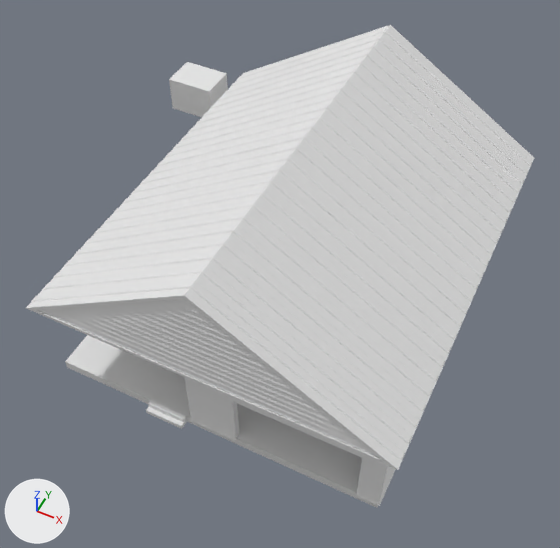
The Blender file NCEA Game 2024/Blender/betterhouse.blend: old version first, new version second.
One viewpoint serves both versions: a 50 mm lens placed at (8.7, -19.3, 24.4), pointed at (-0.3, -1.4, 2.0). The axes (+X, +Y, +Z) are drawn at lower left. The lights are the same throughout.

In view in the first picture: 'Cube', 'House.col', 'Roof.col'.
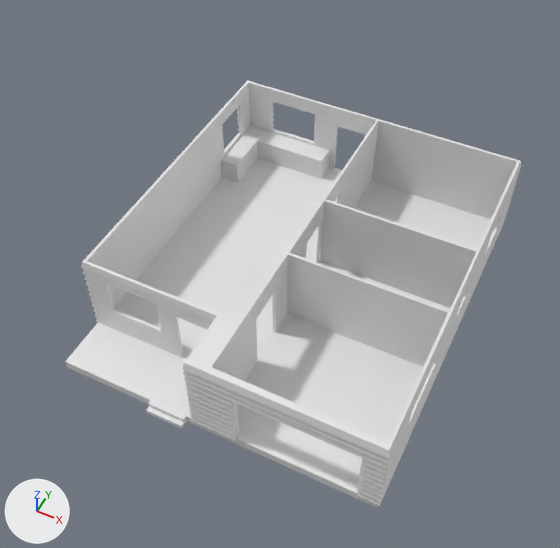
Commit message: Added a kitchen counter to the house

Boxes (x1, y1, x2, y2) around the edits, measured in the pictures (560 x 548 px):
'Roof.col', hidden
    before: (26, 25, 534, 470)
'Counter.col', added
    after: (221, 126, 330, 182)
'Cube', deleted
    before: (169, 62, 228, 117)
'House.col', unchanged, uncovered by the edit
    before: (65, 335, 396, 523)
    after: (65, 81, 521, 523)

What changed in the scene script:
```text
Add me_cube_001:
    me_cube_001.from_pydata([(-2.16, -0.46, -0.58), (-2.16, -0.46, 0.58), (-2.16, 0.46, -0.58), (-2.16, 0.46, 0.58), (2.16, -0.46, -0.58), (2.16, -0.46, 0.58), (2.16, 0.46, -0.58), (2.16, 0.46, 0.58), (-1.27, 0.46, -0.58), (-1.27, 0.46, 0.58), (-1.27, -0.46, -0.58), (-1.27, -0.46, 0.58), (-2.16, -2.38, -0.58), (-2.16, -2.38, 0.58), (-1.27, -2.38, 0.58), (-1.27, -2.38, -0.58)], [], [(0, 1, 3, 2), (8, 9, 7, 6), (6, 7, 5, 4), (11, 1, 13, 14), (8, 6, 4, 10), (9, 3, 1, 11), (7, 9, 11, 5), (2, 8, 10, 0), (4, 5, 11, 10), (2, 3, 9, 8), (15, 14, 13, 12), (10, 11, 14, 15), (0, 10, 15, 12), (1, 0, 12, 13)])
Change ob_roof_col:
    add ob_roof_col.hide_set(True)
Remove ob_cube:
    ob_cube = bpy.data.objects.new('Cube', me_cube)
    ob_cube.location = (-9.18, 7.58, 2.0)
    ob_cube.rotation_euler = (0.0, 0.0, 1.571)  # degrees (0, 0, 90)
    ob_cube.scale = (0.835, 1.11, 0.835)
Add ob_counter_col:
    ob_counter_col = bpy.data.objects.new('Counter.col', me_cube_001)
    ob_counter_col.location = (-4.18, 6.94, 0.49)
    ob_counter_col.scale = (0.982, 1.04, 0.972)
```
